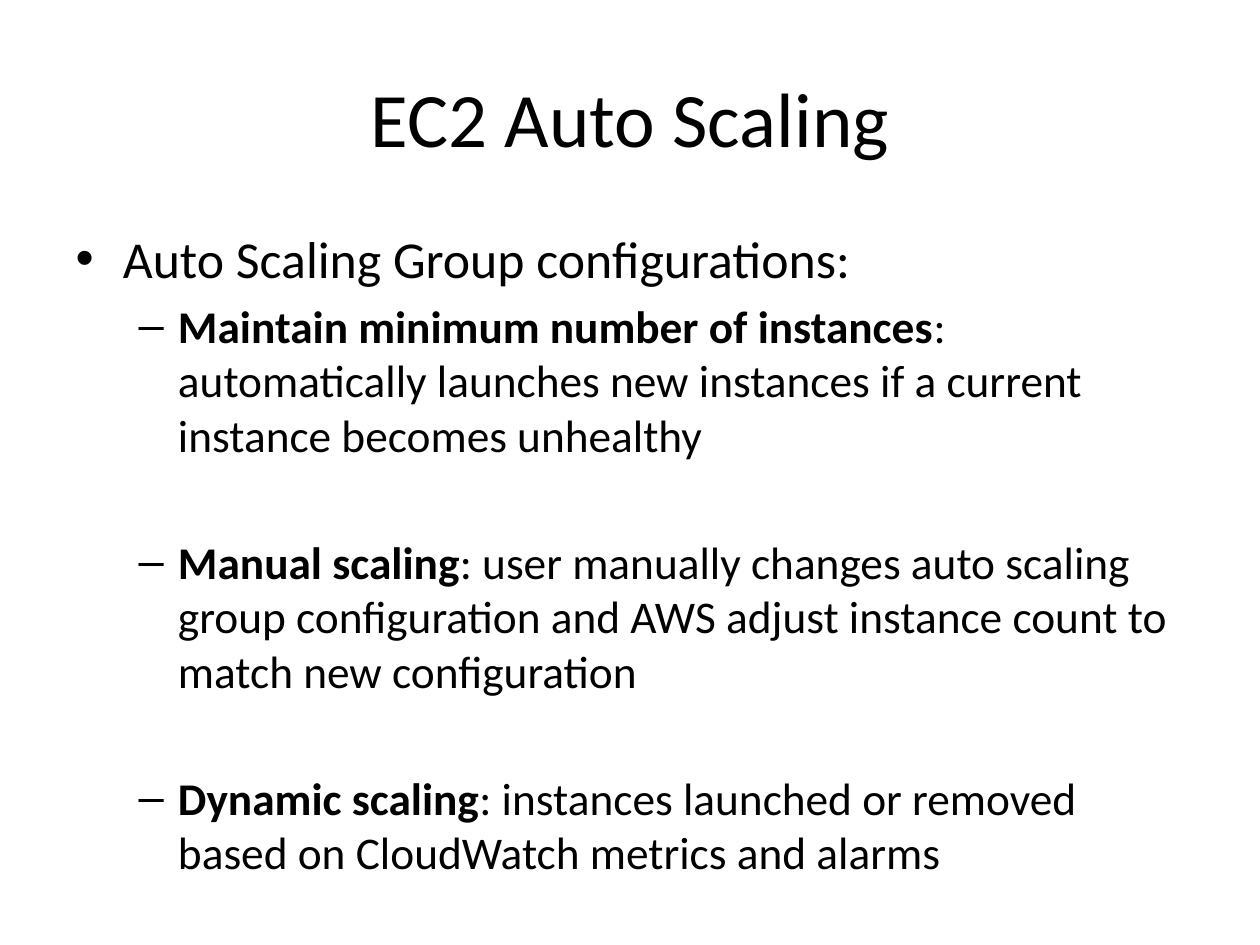
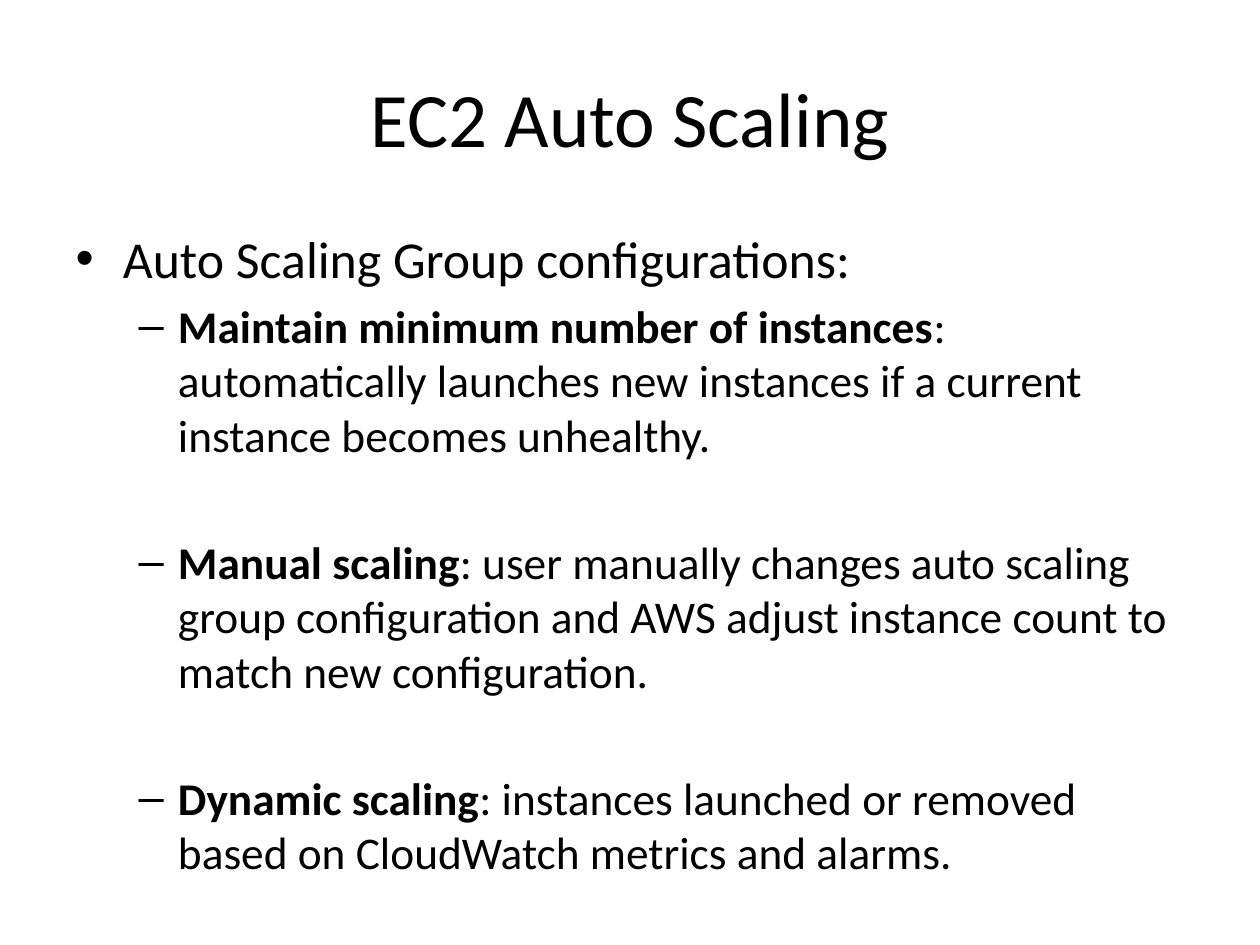
Before and after one commit to jasondbaker/infrastructure-class, a slide deck: slide 10 of infrastructure-week-6.pptx (slide 12 before the commit). Drawn at 1260x945 pixels with LibreOffice and Linux fonts; fonts in the diff are those of the drawing. Boxes give left, top, right and bottom in pixels: in the first picture for what was removed or moved away, otherwise in the second. Text is boxed around its words. In the diff, an @@ line names an element or a change of style, - is before the commit and + after.

Commit message:
update cloudformation content and revise week 6 lecture

```diff
--- a/infrastructure-week-6.pptx
+++ b/infrastructure-week-6.pptx
@@ text at [178, 311, 1167, 870]: text changed @@
-  – Maintain minimum number of instances: automatically launches new instances if a current instance becomes unhealthy
-  – Manual scaling: user manually changes auto scaling group configuration and AWS adjust instance count to match new configuration
-  – Dynamic scaling: instances launched or removed based on CloudWatch metrics and alarms
+  – Maintain minimum number of instances: automatically launches new instances if a current instance becomes unhealthy.
+  – Manual scaling: user manually changes auto scaling group configuration and AWS adjust instance count to match new configuration.
+  – Dynamic scaling: instances launched or removed based on CloudWatch metrics and alarms.
```
Also in this commit, not shown: 27 other slides changed, 1 slide added, 2 slides removed, 1 other file.
